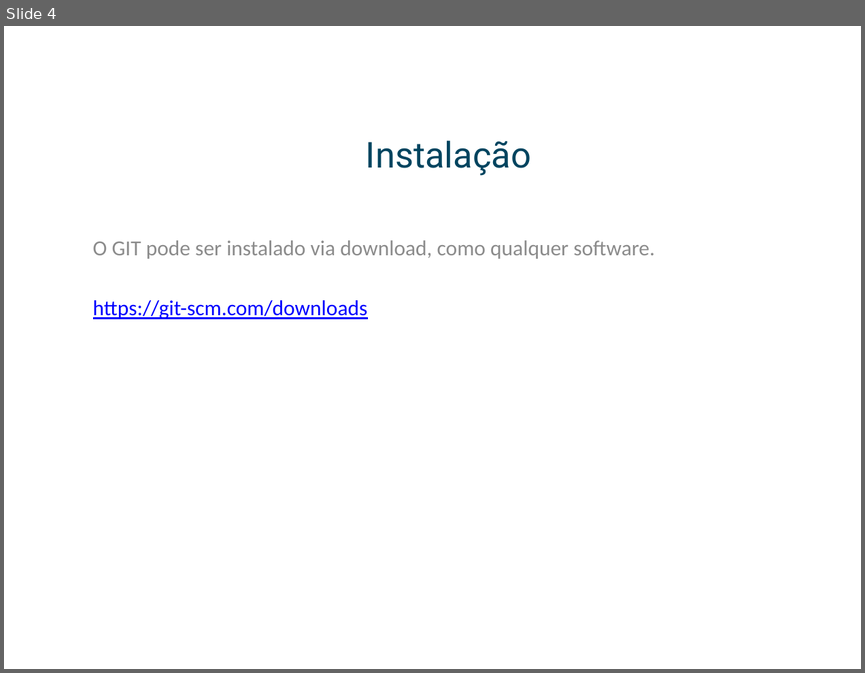
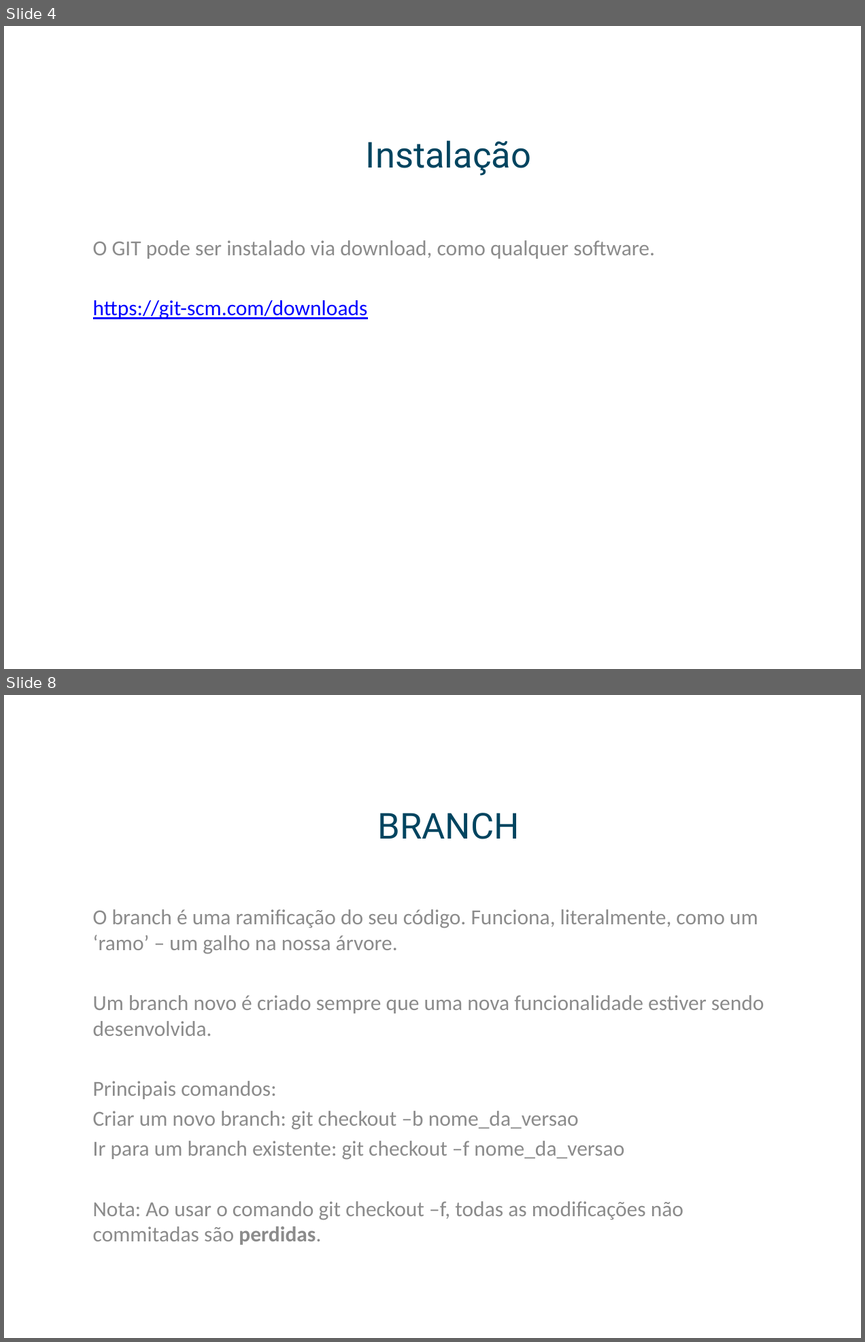
Before and after one commit to leafarcathal/gitws, a slide deck: Workshop.pptx. Shown one above the other, each under a label of ours: slide 4 before the commit, slides 4 and 8 after it; the slides between them are not shown. The pictures are 865x673 and 865x1342 pixels, drawn with LibreOffice and Linux fonts; fonts in the diff are those of the drawing; background and template pictures are left out. Boxes give left, top, right and bottom in pixels: in the first picture for what was removed or moved away, otherwise in the second. Text is boxed around its words. In the diff, an @@ line names an element or a change of style, - is before the commit and + after.

```diff
--- a/Workshop.pptx
+++ b/Workshop.pptx
@@ slide 8 added at (x1=4, y1=695, x2=861, y2=1338), background picture (left out) @@
@@ title added at (x1=377, y1=813, x2=519, y2=839), 30 pt, text #00445F @@
+BRANCH
@@ subtitle added at (x1=93, y1=909, x2=764, y2=1244), 18 pt, text #8C8C8C @@
+O branch é uma ramificação do seu código. Funciona, literalmente, como um ‘ramo’ – um galho na nossa árvore.
+Um branch novo é criado sempre que uma nova funcionalidade estiver sendo desenvolvida.
+Principais comandos:
+Criar um novo branch: git checkout –b nome_da_versao
+Ir para um branch existente: git checkout –f nome_da_versao
+Nota: Ao usar o comando git checkout –f, todas as modificações não commitadas são perdidas.
```
Also in this commit, not shown: 2 slides changed, 8 other slides added, 1 slide removed.
